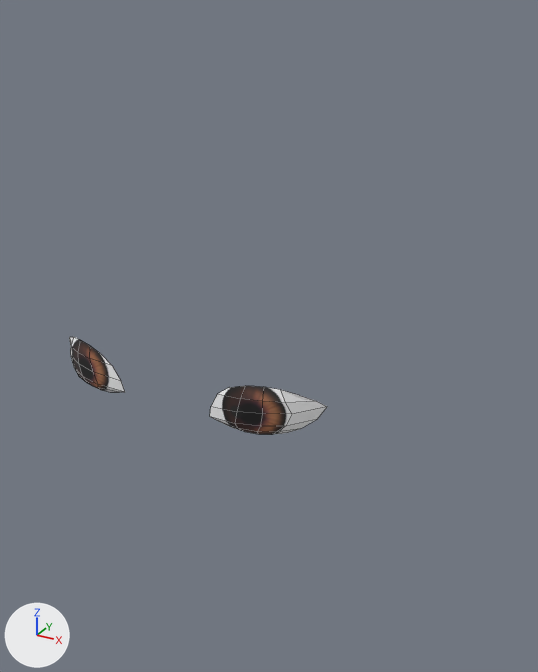
One commit to the Blender file data/assets_backup.blend: the scene before it, then after it.
One viewpoint serves both versions: a camera (50 mm lens) standing at (0.187, -0.3, 1.509) and looking at (0.003, 0.033, 1.343). Lighting does not change. The marker at lower left points along +X, +Y and +Z. The older version comes first. Mesh edges are drawn as thin lines.

Objects in the first picture: 'eye_wedge_L', 'eye_wedge_R'.
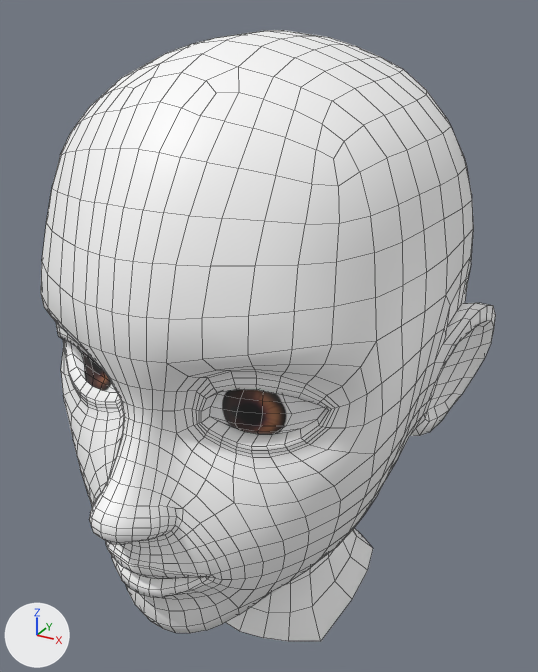
Boxes (x1, y1, x2, y2) around the edits, measured in the pictures (538 x 672 px):
'headOnly_geo', shown: after (41, 30, 496, 641)
'eye_wedge_R', reshaped: before (69, 337, 125, 392); after (71, 343, 116, 392)

What changed in the scene script:
```text
Change me_mesh_015:
    used by ob_eye_wedge_r; location = (0.0, 0.0, 0.0); rotation_euler = (1.571, 0.0, 0.0), in degrees (90, 0, 0); scale = (0.01, 0.01, 0.01)
    remove me_mesh_015.from_pydata(...)  # 30 vertices, 20 faces; spans x -7.27..-2.37, y 133.93..136.42, z 4.11..6.2
    add me_mesh_015.from_pydata(...)  # 30 vertices, 20 faces; spans x -7.27..-2.37, y 133.93..136.42, z 4.11..6.03
    me_mesh_015 part 1
    me_mesh_015.vertices[18].co: (-5.93, 135.79, 5.48) -> (-5.75, 135.77, 5.18)  # pixel (70, 346) -> not seen
    me_mesh_015.vertices[19].co: (-5.08, 135.85, 5.93) -> (-4.95, 135.82, 5.51)  # pixel (77, 352) -> not seen
    me_mesh_015.vertices[20].co: (-4.16, 135.83, 6.17) -> (-4.08, 135.79, 5.77)  # pixel (89, 358) -> not seen
    me_mesh_015.vertices[21].co: (-6.17, 135.23, 5.32) -> (-5.83, 135.27, 4.94)  # pixel (70, 354) -> pixel (80, 352)
    me_mesh_015.vertices[22].co: (-5.09, 135.25, 5.94) -> (-4.89, 135.26, 5.34)  # pixel (78, 363) -> pixel (90, 359)
    me_mesh_015.vertices[23].co: (-3.99, 135.18, 6.2) -> (-3.91, 135.19, 5.64)  # pixel (92, 371) -> pixel (101, 367)
    me_mesh_015.vertices[24].co: (-5.94, 134.61, 5.42) -> (-5.63, 134.75, 5.03)  # pixel (74, 367) -> pixel (83, 363)
    me_mesh_015.vertices[25].co: (-4.97, 134.59, 5.91) -> (-4.74, 134.73, 5.38)  # pixel (82, 375) -> pixel (92, 370)
    me_mesh_015.vertices[26].co: (-3.82, 134.53, 6.13) -> (-3.79, 134.65, 5.63)  # pixel (97, 384) -> pixel (104, 377)
    me_mesh_015.vertices[27].co: (-5.54, 134.27, 5.56) -> (-5.39, 134.36, 5.23)  # pixel (78, 376) -> pixel (85, 372)
    me_mesh_015.vertices[28].co: (-4.79, 134.24, 5.85) -> (-4.68, 134.36, 5.49)  # pixel (86, 382) -> pixel (93, 377)
    me_mesh_015.vertices[29].co: (-3.93, 134.25, 6.04) -> (-3.9, 134.34, 5.67)  # pixel (97, 387) -> pixel (102, 383)
Change ob_headonly_geo:
    remove ob_headonly_geo.hide_set(True)
```
